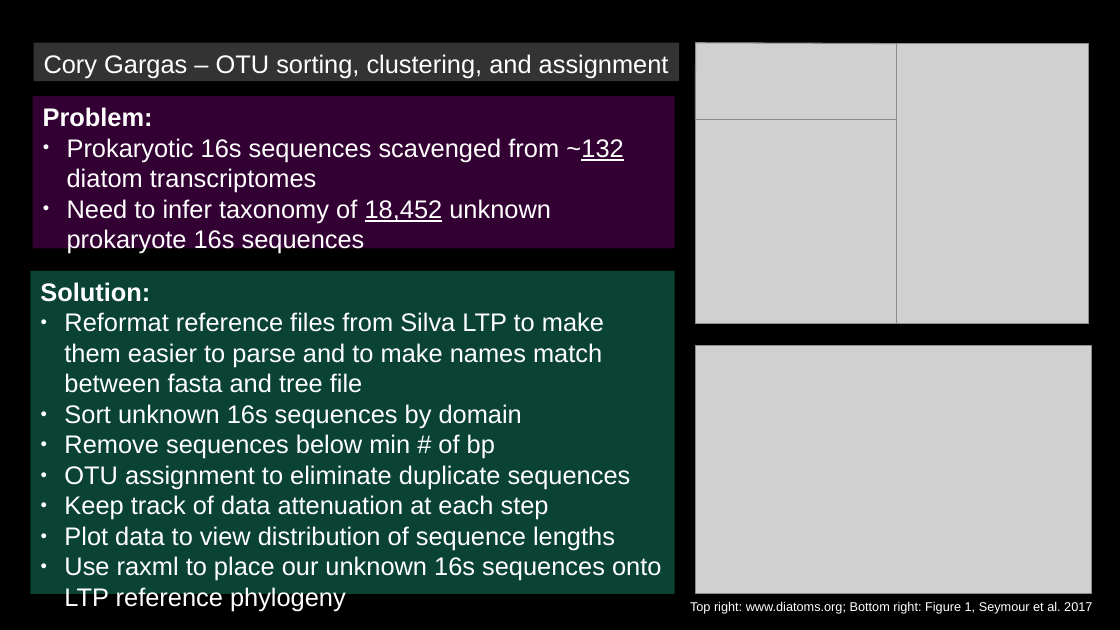
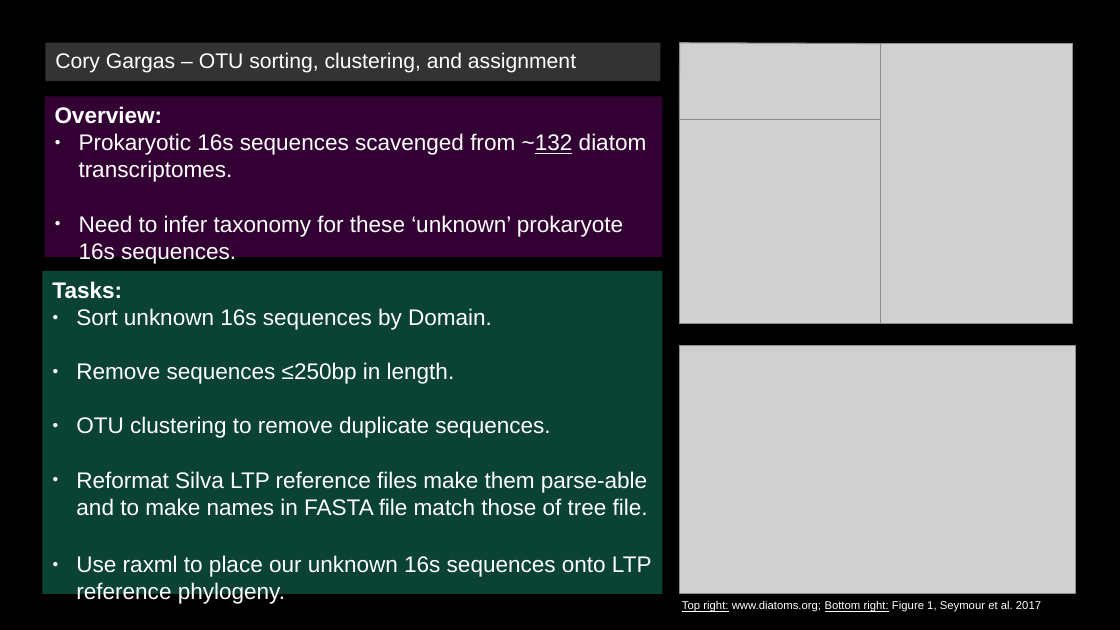
Before and after one commit to cbgargas/biol5153, a slide deck: slide 1 of gargas_final_project_presentation.odp. Drawn at 1120x630 pixels with LibreOffice and Linux fonts; fonts in the diff are those of the drawing; grey boxes stand for pictures. Boxes give left, top, right and bottom in pixels: in the first picture for what was removed or moved away, otherwise in the second. Text is boxed around its words. In the diff, an @@ line names an element or a change of style, - is before the commit and + after.

Commit message:
ver.1.0_complete

```diff
--- a/gargas_final_project_presentation.odp
+++ b/gargas_final_project_presentation.odp
@@ rectangle "Cory Gargas – OTU sorting, ...": place and size @@
-rectangle "Cory Gargas – OTU sorting, ..." at [34, 43, 679, 81]
+rectangle "Cory Gargas – OTU sorting, ..." at [46, 43, 661, 81]
@@ rectangle "Cory Gargas – OTU sorting, ..." at [46, 43, 661, 81]: size 18 to 15 pt @@
@@ 4 pictures: place and size @@
-4 pictures at [695, 43, 1092, 594]
+4 pictures at [679, 43, 1075, 594]
@@ rectangle "Overview:": place and size @@
-rectangle "Overview:" at [33, 97, 675, 249]
+rectangle "Overview:" at [45, 97, 663, 257]
@@ text in rectangle at [55, 106, 647, 264]: text changed; size 18 to 16 pt @@
-Problem:
-● Prokaryotic 16s sequences scavenged from ~132 diatom transcriptomes
-● Need to infer taxonomy of 18,452 unknown prokaryote 16s sequences
+Overview:
+● Prokaryotic 16s sequences scavenged from ~132 diatom transcriptomes.
+● Need to infer taxonomy for these ‘unknown’ prokaryote 16s sequences.
@@ rectangle "Tasks:": place and size @@
-rectangle "Tasks:" at [30, 271, 675, 595]
+rectangle "Tasks:" at [43, 271, 663, 595]
@@ text in rectangle at [52, 281, 652, 604]: text changed; size 18 to 16 pt @@
-Solution:
-● Reformat reference files from Silva LTP to make them easier to parse and to make names match between fasta and tree file
-● Sort unknown 16s sequences by domain
-● Remove sequences below min # of bp
-● OTU assignment to eliminate duplicate sequences
-● Keep track of data attenuation at each step
-● Plot data to view distribution of sequence lengths
-● Use raxml to place our unknown 16s sequences onto LTP reference phylogeny
+Tasks:
+● Sort unknown 16s sequences by Domain.
+● Remove sequences ≤250bp in length.
+● OTU clustering to remove duplicate sequences.
+● Reformat Silva LTP reference files make them parse-able and to make names in FASTA file match those of tree file.
+● Use raxml to place our unknown 16s sequences onto LTP reference phylogeny.
@@ text "Top right: www.diatoms.org; Bottom right: ...": place and size @@
-text "Top right: www.diatoms.org; Bottom right: ..." at [690, 601, 1092, 614]
+text "Top right: www.diatoms.org; Bottom right: ..." at [682, 601, 1041, 612]
@@ text "Top right: www.diatoms.org; Bottom right: ..." at [682, 601, 1041, 612]: size 9 to 8 pt; underline on in "Top right: Bottom right:" @@
```
Also in this commit, not shown: 1 other slide changed.
